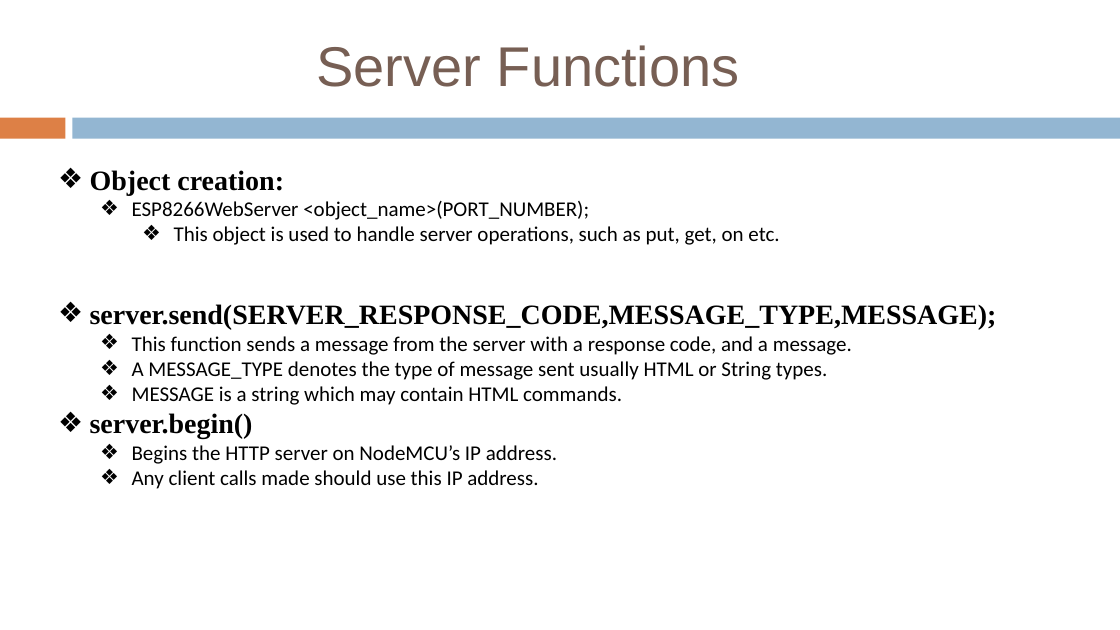
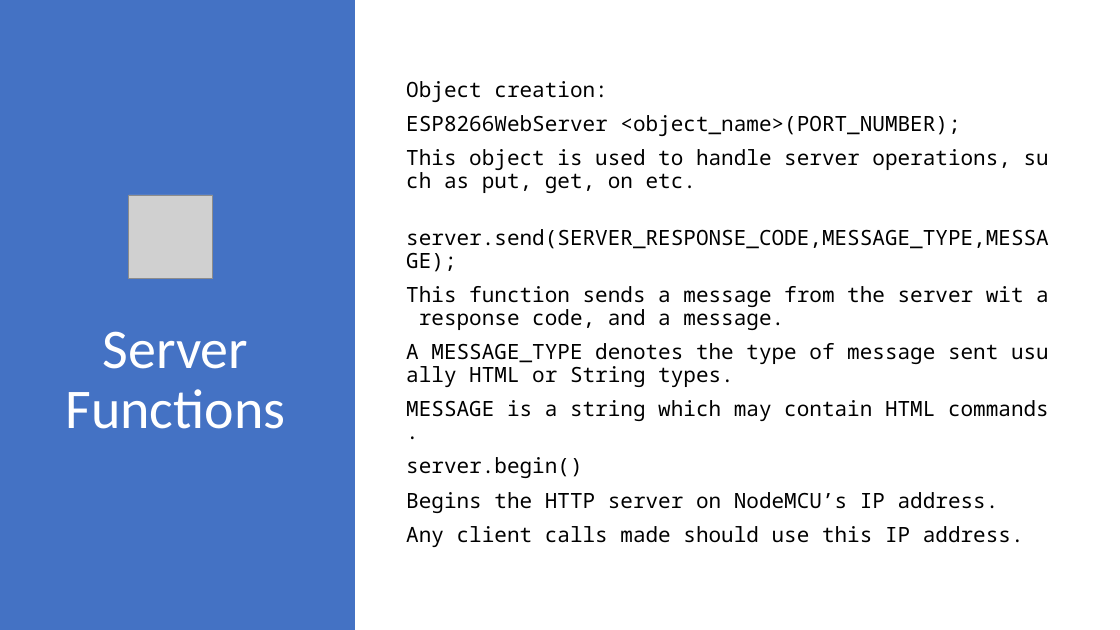
Before and after one commit to sudharsan2000/probot2020, a slide deck: slide 12 of Session PPTs/Seesion2 Node.pptx (slide 17 before the commit). Drawn at 1120x630 pixels with LibreOffice and Linux fonts; fonts in the diff are those of the drawing; grey boxes stand for pictures. Boxes give left, top, right and bottom in pixels: in the first picture for what was removed or moved away, otherwise in the second. Text is boxed around its words. In the diff, an @@ line names an element or a change of style, - is before the commit and + after.

```diff
--- a/Session PPTs/Seesion2 Node.pptx
+++ b/Session PPTs/Seesion2 Node.pptx
@@ rectangle added at (x1=0, y1=0, x2=355, y2=630), fill #4472C4 @@
@@ text "Object creation:" moved from (x1=90, y1=170, x2=997, y2=489) to (x1=406, y1=81, x2=1049, y2=547) @@
@@ text "Object creation:" at (x1=406, y1=81, x2=1049, y2=547): vertical alignment top to middle @@
@@ text at (x1=406, y1=81, x2=1049, y2=547): size 24 to 18 pt, font Times New Roman to Noto Sans Mono, bold off in "Object creation:", "server.send(SERVER_RESPONSE_CODE,MESSAGE_TYPE,MESSAGE);", "server.begin()"; font Calibri to Noto Sans Mono in "ESP8266WebServer <object_name>(PORT_NUMBER);", "This object is used to handle server ...", "A MESSAGE_TYPE denotes the type of message ...", "MESSAGE is a string which may contain ..." and 2 more places; bullet ❖ to none; line spacing 1 to 0.9; more space between paragraphs; list level 2 to 1 in "ESP8266WebServer <object_name>(PORT_NUMBER);"; list level 3 to 1 in "This object is used to ..."; list level 2 to 1 in "A MESSAGE_TYPE denotes the type ..."; list level 2 to 1 in "MESSAGE is a string which ..."; list level 2 to 1 in "Begins the HTTP server on ..."; list level 2 to 1 in "Any client calls made should ..." @@
@@ freeform shape removed at (x1=0, y1=118, x2=66, y2=139) @@
@@ freeform shape removed at (x1=72, y1=118, x2=1120, y2=139) @@
@@ picture added at (x1=129, y1=195, x2=213, y2=279) @@
@@ text at (x1=406, y1=286, x2=1049, y2=330): text changed; font Calibri to Noto Sans Mono @@
-  ❖ This function sends a message from the server with a response code, and a message.
+This function sends a message from the server wit a response code, and a message.
@@ title "Server Functions" moved from (x1=317, y1=45, x2=740, y2=87) to (x1=65, y1=331, x2=285, y2=429) @@
@@ title "Server Functions" at (x1=65, y1=331, x2=285, y2=429): font Arial to Calibri, text colour #775F54 to #FFFFFF; alignment left to centre; line spacing 1 to 0.9 @@
```
Also in this commit, not shown: 10 other slides changed, 13 slides added, 7 slides removed, 1 other file.
